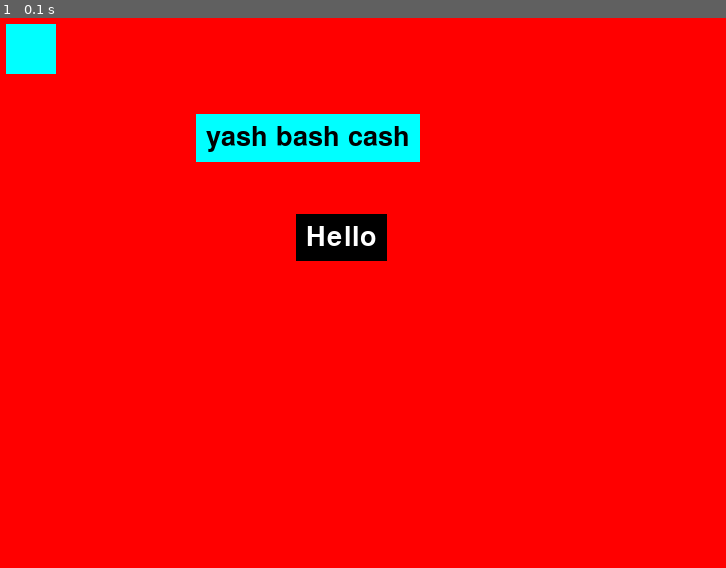
Above: before the commit, frame 1.
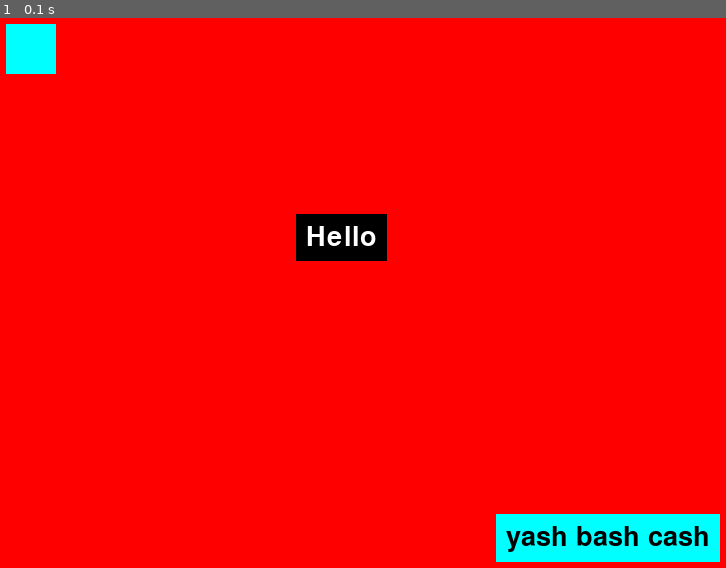
Above: after the commit, the same moment.

Repository: sakethnadiger/A-Level-Group-Project
Game: pygame game, started from pygame_experiment.py
Two runs of this game, one before a commit and one after it. Both use one fixed random seed, a clock stepped at 60 frames per second and the inputs below.
Inputs:
- Up to frame 1 (0.1 s): no input

The runs differ from the first frame. In frame 1, 5.4% of the frame differs, in the area x 26-100%, y 17-99%.

Commit message:
button functionality added

Diff:
--- a/pygame_experiment.py
+++ b/pygame_experiment.py
@@ -19,8 +19,8 @@
 
 #just testing the button with a dummy variable
 def foo():
-    return
-test = ui.Button((0, 0, 0), "Hello", (255, 255, 255), foo)
+    print("CLICKED")
+test = ui.Button((0, 0, 0), "Hello", (255, 255, 255))
 
 # IN PYGAME YOU ALWAYS USE THIS WHILE LOOP STRUCTURE, THIS IS THE CORE SYSTEM OF PYGAME.
 # it is what allows us to constantly check for things like clicks and button presses each frame.
@@ -39,7 +39,8 @@
     pygame.draw.rect(screen, BLUE, (10, 10, 50, 50))
 
     # drawing the label that we defined earlier
-    yashtext.draw(screen, 200, 100)
+    yashtext.draw(screen, 500, 500)
     test.draw(screen, 300, 200)
+    test.is_clicked(foo)
 
     pygame.display.update()
--- a/ui_elements.py
+++ b/ui_elements.py
@@ -10,25 +10,38 @@
         self.colour = colour
         self.text = text
         self.text_colour = text_colour
+        font = pygame.font.SysFont(None, 40)
+        self.img = font.render(self.text, True, self.text_colour)
+        # calculations are made to ensure text is centered and the rectangle fits the text box properly
+        self.box = pygame.Surface((self.img.get_width()+20, self.img.get_height()+20))
+        self.box.fill(pygame.Color(colour))
 
     # method that draws the label to the screen. take parameters: screen to be drawn on, position x, position y
     def draw(self, surface, x, y):
-        font = pygame.font.SysFont(None, 40)
-        img = font.render(self.text, True, self.text_colour)
-        # calculations are made to ensure text is centered and the rectangle fits the text box properly
-        pygame.draw.rect(surface, self.colour, (x, y, img.get_width() + 20, img.get_height() + 20))
-        surface.blit(img, (x + 10, y + 10))
+        surface.blit(self.box, (x, y))
+        surface.blit(self.img, (x + 10, y + 10))
 
-#Inherited buton from label. Includes a new attribute called function which will run once clicked.
+#Inherited buton from label.
 class Button(Label):
-    def __init__(self, colour, text, text_colour, function):
+    def __init__(self, colour, text, text_colour):
         super().__init__(colour, text, text_colour)
-        self.function = function
+        self.pressed = False
 
-    def clicked(self):
-        self.function()
+    # self.hitbox is a rect that contains the clickable area.
+    def draw(self, surface, x, y):
+        surface.blit(self.box, (x, y))
+        surface.blit(self.img, (x + 10, y + 10))
+        self.hitbox = self.box.get_rect()
+        self.hitbox.x, self.hitbox.y = x, y
 
-# Was about to create a subroutine which would automatically check for click but there is currently no way to access width and height
-# feel free to delete or amend if using a different idea
-def check_click(x, y, width, height):
-    return
+
+    # checks if the button is clicked. The button can only be clicked once and must be reset with the reset function. the function parameter takes the function that should be ran when clicked/.
+    def is_clicked(self, function):
+        mousepos = pygame.mouse.get_pos()
+        # print(pygame.mouse.get_pos())
+        if self.hitbox.collidepoint(mousepos) and pygame.mouse.get_pressed()[0] == 1 and not self.pressed :
+            self.pressed = True
+            function()
+
+    def reset(self):
+        self.pressed = False
